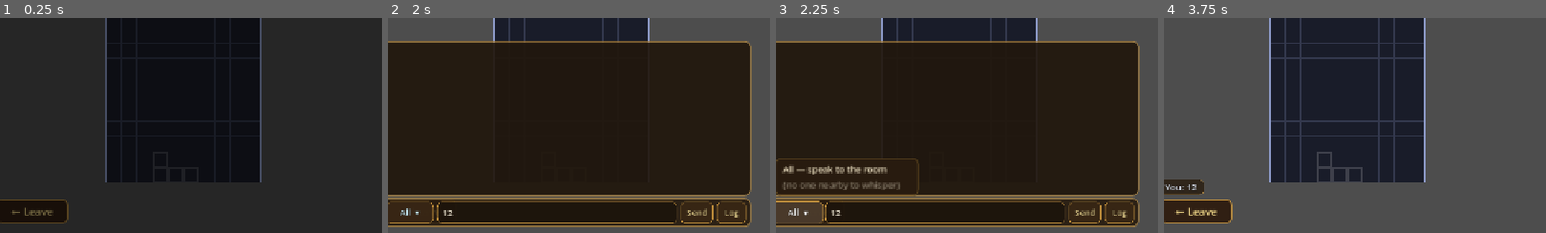
Above: before the commit, frames 1-4 (left to right).
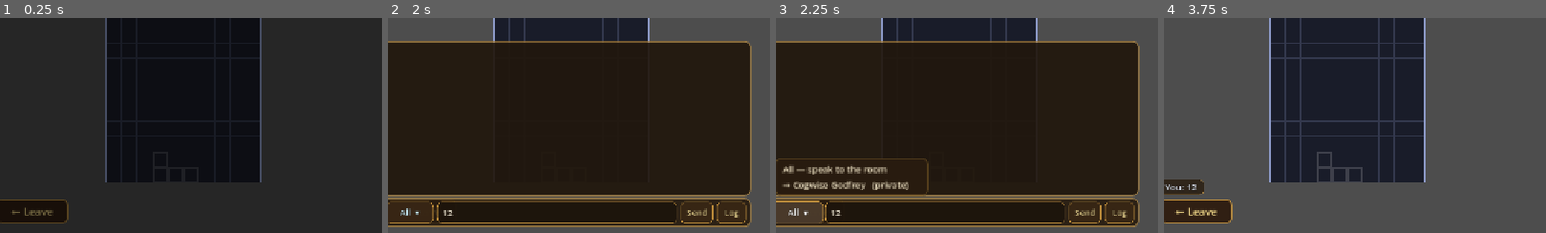
Above: after the commit, the same moments.

Repository: TairoyZone/shivaliva-shanty
Game: Godot game, scene res://puzzles/skirmish/skirmish_duel.tscn
Two runs of this game, one before a commit and one after it. Both use one fixed random seed, a clock stepped at 60 frames per second and the inputs below. This scene is started directly instead of the project's main scene.
Inputs (mouse positions are % of the whole screen's width and height, from its top left):
- Up to frame 1 (0.25 s): no input
- Up to frame 2 (2 s): tap Enter (ui_accept) at 0.5, 0.77, 1.07 s; move the mouse to (72, 45) at 0.52 s; hold D (move_right) 0.53-1.25 s; hold E (interact) 0.53-1.25 s; click (72, 45) at 0.67 s; click (24, 95) at 1.27 s; type "12" at 1.35 s
- Up to frame 3 (2.25 s): click "All ▾" at 2 s
- Up to frame 4 (3.75 s): drag from (30, 55) to (45, 70) at 2.77 s; click "Send" at 3.5 s
The pictures show only the part of the screen within x 2-52%, y 50-100%; the shares and areas given below are measured in that part.

Frames 1-2 are identical in both runs. In frame 3, 0.9% of the frame differs, in the area x 2-40%, y 65-83%; in frame 4, nothing differs.

Commit message:
feat(npc): chat your live opponent in Gem Drop + the Skirmish duel (the poker hook, everywhere)
Troy 2026-06-10: "wire the NPC brain on everything, like poker + the overworld."
Poker already let you chat a seated cast member who KNOWS the live hand; now the
same situational-awareness hook reaches the versus puzzles.

- NEW components/npc/opponent_chat.gd (OpponentChat): a reusable node any 1-v-1
  puzzle drops in + calls setup(persona). It joins the "npc" group so the chat
  box's scope menu AND RoomChat's ambient pool find the opponent, and open_chat()
  routes a private AI conversation through the chat bar -- exactly like a poker
  seat, but for an abstract AI opponent with no visual node.
- Gem Drop: spawns an OpponentChat for the rival + implements npc_chat_context --
  the live round/scores/rounds-won/whose-turn/who's-ahead (open board, nothing
  hidden). Now you can chat your gem-drop rival and they react to the match.
- Skirmish duel: same -- a chattable foe + npc_chat_context describing the
  garbage exchange (who's burying whom; both boards on-screen, so no hidden info).
- Safe by construction: NpcBrain already folds current_scene.npc_chat_context in
  only when has_method() (poker's pattern), so scenes without it are untouched.

Solo puzzles (mining/lumberjacking/loft/patchworks) have no NPC opponent, so
there's no one to chat with there -- left as-is.

Co-Authored-By: Claude Opus 4.8 (1M context) <noreply@anthropic.com>

Diff:
--- /dev/null
+++ b/components/npc/opponent_chat.gd
@@ -0,0 +1,34 @@
+## OpponentChat — makes a versus-puzzle's AI opponent CHAT-REACHABLE, the way a poker seat is (the
+## situational-awareness hook beyond poker; Troy 2026-06-10: "wire the NPC brain on every puzzle"). Drop it
+## as a child of the PuzzleScene and call setup(persona): it joins the "npc" group so the chat box's scope
+## menu AND RoomChat's ambient pool find it, and open_chat() routes a private AI conversation through the chat
+## bar. The SCENE supplies the live game state via its own npc_chat_context(npc_name) (NpcBrain folds it in).
+## Position it where replies should float (e.g. over the opponent's score panel); the chat LOG carries the
+## conversation regardless. Reusable by Gem Drop, the Skirmish duel — any 1-v-1 puzzle.
+class_name OpponentChat
+extends Node2D
+
+
+var _persona : NpcPersonality = null
+var _fallback : Array = []
+var npc_name : String = ""   # read by the chat scope menu + RoomChat (they duck-type "npc_name" in node)
+
+
+## Register [param persona] as the chattable opponent. [param fallback] are canned lines used if an AI request
+## fails (optional). No-op on a null persona.
+func setup(persona: NpcPersonality, fallback: Array = []) -> void:
+
+	if persona == null:
+		return
+	_persona = persona
+	_fallback = fallback
+	npc_name = persona.npc_name
+	if not is_in_group("npc"):
+		add_to_group("npc")
+
+
+## Open a private AI conversation with this opponent — the chat box's scope menu + RoomChat call this.
+func open_chat() -> void:
+
+	if _persona != null:
+		ChatBox.start_private_chat(_persona, self, _fallback)
--- a/puzzles/gem_drop/gem_drop.gd
+++ b/puzzles/gem_drop/gem_drop.gd
@@ -75,6 +75,13 @@
 		# Personalize the turn indicator — "GODFREY THINKING…" rather
 		# than the generic "AI THINKING…".
 		_ai_turn_label.text = "▲  %s THINKING…" % _opponent_short_name().to_upper()
+		# Make the opponent CHAT-REACHABLE + situationally aware — the poker hook, now on the gem table (Troy
+		# 2026-06-10). In the "npc" group so the chat scope menu + RoomChat find them; the SCENE feeds the live
+		# board via npc_chat_context below. Replies float near their score panel; the chat log carries the talk.
+		var chat : OpponentChat = OpponentChat.new()
+		add_child(chat)
+		chat.setup(_opponent)
+		chat.position = Vector2(1100.0, 120.0)   # near the opponent's top-right score panel
 	_board.scores_changed.connect(_on_scores_changed)
 	_board.round_advanced.connect(_on_round_advanced)
 	_board.round_clearing.connect(_on_round_clearing)
@@ -108,6 +115,32 @@
 func _opponent_full_name() -> String:
 
 	return _opponent.npc_name if _opponent != null else "Rival"
+
+
+# Live GEM DROP state for a chatting opponent — situational awareness, the poker hook on the gem table (Troy
+# 2026-06-10). Open board, so nothing's hidden: the asker is the AI opponent (the only NPC here). NpcBrain
+# folds this into their chat prompt. See [[npc-situational-awareness]].
+func npc_chat_context(_asker: String) -> String:
+
+	if _board == null:
+		return ""
+	var human : int = GemDropBoard.HUMAN_PLAYER
+	var you : int = 1 - human   # the opponent asking = the AI seat
+	var lines : PackedStringArray = PackedStringArray()
+	lines.append("GEM DROP — you're mid-match against the traveller right now, a turn-based duel on an OPEN board (you both see everything). React like a player at the game.")
+	lines.append("Round %d, best of 4 — first to %d points takes the round." % [_board.round_number, _board.round_target])
+	lines.append("This round: you %d, the traveller %d." % [_board.player_scores[you], _board.player_scores[human]])
+	lines.append("Rounds won so far: you %d, the traveller %d." % [_board.rounds_won[you], _board.rounds_won[human]])
+	lines.append("It's YOUR turn to drop a gem." if _board.current_player == you else "It's the traveller's turn — you're waiting on them.")
+	var yt : int = _board.total_scores[you]
+	var tt : int = _board.total_scores[human]
+	if yt > tt:
+		lines.append("You're ahead on total points (%d to %d)." % [yt, tt])
+	elif tt > yt:
+		lines.append("You're behind on total points (%d to %d) — they've got the edge." % [yt, tt])
+	else:
+		lines.append("You're level on total points (%d each)." % yt)
+	return "\n".join(lines)
 
 
 func _on_round_advanced(new_round: int, new_target: int) -> void:
--- a/puzzles/skirmish/skirmish_duel.gd
+++ b/puzzles/skirmish/skirmish_duel.gd
@@ -66,6 +66,13 @@
 	super._ready()
 	_player_weapon = PlayerState.equipped_weapon   # what you've equipped in the inventory
 	_opponent_name = _resolve_opponent()
+	# Chat-reachable + situationally aware foe — the poker hook in the duel too (Troy 2026-06-10). The scope
+	# menu / RoomChat find them in the "npc" group; the SCENE feeds the live duel via npc_chat_context below.
+	if _opponent_profile != null:
+		var chat : OpponentChat = OpponentChat.new()
+		add_child(chat)
+		chat.setup(_opponent_profile)
+		chat.position = Vector2(960.0, 70.0)   # up top, between the two boards
 	_layout_boards()
 	_opponent_board.set_ai_controlled(true, _opponent_skill)
 	_player_board.lines_cleared.connect(_on_player_cleared)
@@ -420,3 +427,25 @@
 		return _opponent_profile.npc_name
 	# No cast at all — fall back to the member defaults (skill/aggression 0.5).
 	return "Sparring Partner"
+
+
+# Live SKIRMISH DUEL state for a chatting foe — situational awareness, the poker hook in the duel (Troy
+# 2026-06-10). Both boards are on-screen, so nothing's hidden: who's burying whom via the garbage exchange.
+# The asker is the opponent (the only NPC here). NpcBrain folds this in. See [[npc-situational-awareness]].
+func npc_chat_context(_asker: String) -> String:
+
+	if _opponent_board == null or _player_board == null:
+		return ""
+	var lines : PackedStringArray = PackedStringArray()
+	lines.append("SKIRMISH — you're in a one-on-one block-stacking DUEL with the traveller right now: clear lines to dump garbage on the other board; whoever tops out first loses. React like a fighter mid-bout (a little trash talk fits).")
+	lines.append("You've dumped %d garbage row%s on the traveller; they've dumped %d on you." % [
+		_opp_lines_sent, "" if _opp_lines_sent == 1 else "s", _lines_sent])
+	if _opp_lines_sent > _lines_sent:
+		lines.append("You've got the upper hand — piling the pressure on them.")
+	elif _lines_sent > _opp_lines_sent:
+		lines.append("You're on the back foot — they're burying your board faster than you're theirs.")
+	else:
+		lines.append("It's neck and neck so far.")
+	if _duel_over:
+		lines.append("The duel's just ended.")
+	return "\n".join(lines)
Not shown, added: components/npc/opponent_chat.gd.uid
